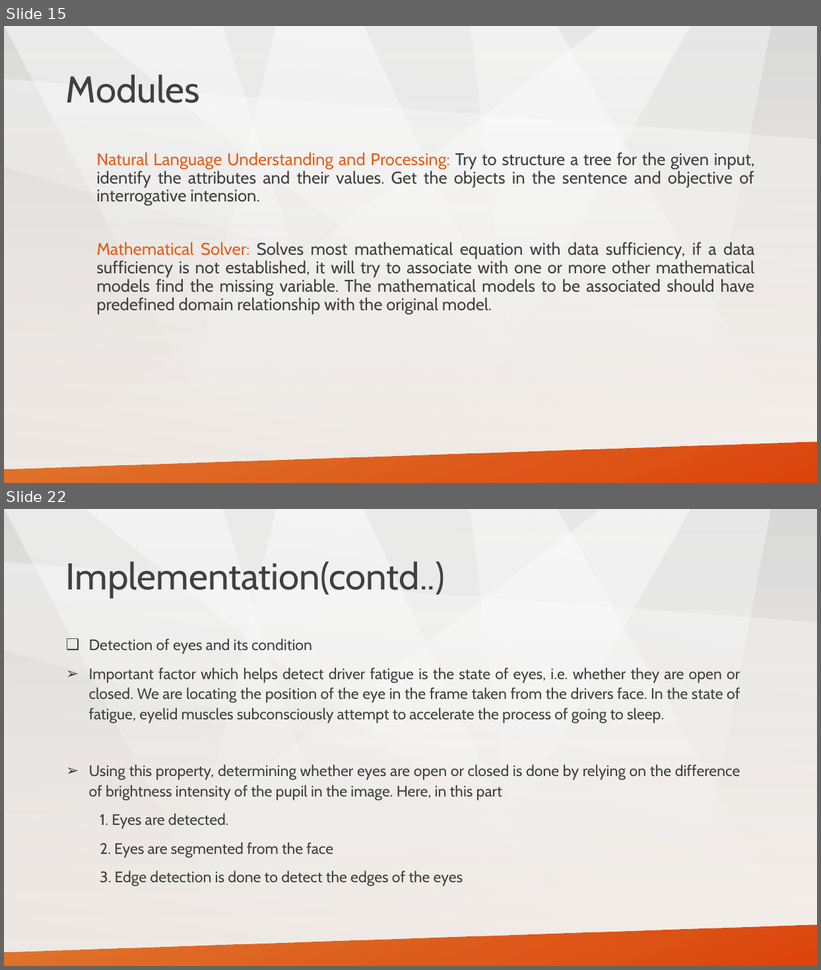
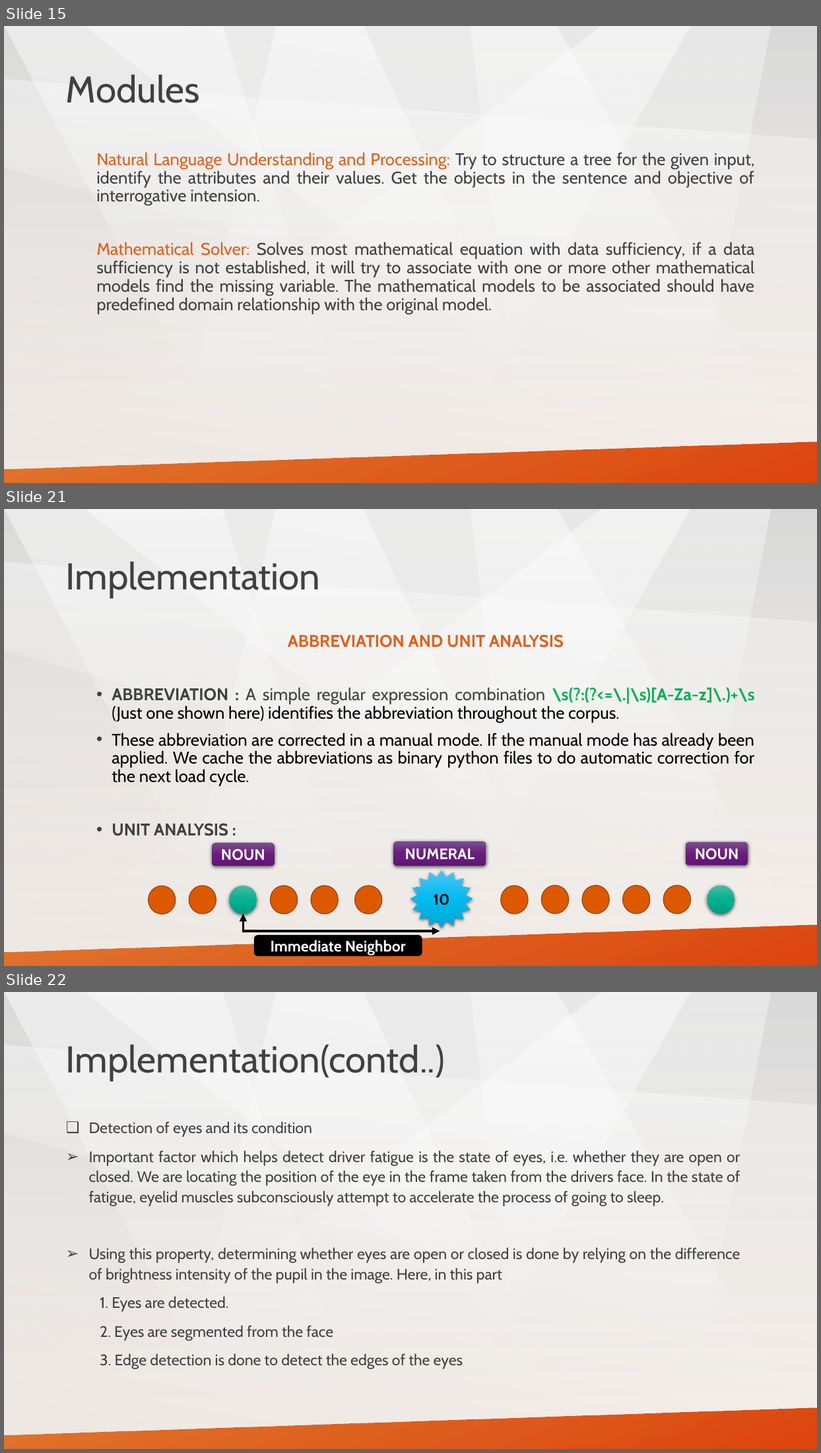
Before and after one commit to tathagatnawadia/Project-YellowPanda, a slide deck: Presentation/project_yellowpanda.pptx. Shown one above the other, each under a label of ours: slides 15 and 22 before the commit, slides 15, 21 and 22 after it; the slides between them are not shown. The pictures are 821x970 and 821x1453 pixels, drawn with LibreOffice and Linux fonts; fonts in the diff are those of the drawing. Boxes give left, top, right and bottom in pixels: in the first picture for what was removed or moved away, otherwise in the second. Text is boxed around its words. In the diff, an @@ line names an element or a change of style, - is before the commit and + after.

```diff
--- a/Presentation/project_yellowpanda.pptx
+++ b/Presentation/project_yellowpanda.pptx
@@ slide 21 added at [4, 509, 817, 966], background gradient #D9D9D9 to #FCF5EF; not listed: 8 template elements that a slide beside it also shows @@
@@ title added at [66, 561, 320, 598], 44 pt, text #404040 @@
+Implementation
@@ text added at [112, 634, 755, 836], 20 pt, text #000000 @@
+    ABBREVIATION AND UNIT ANALYSIS
+    • ABBREVIATION : A simple regular expression combination \s(?:(?<=\.|\s)[A-Za-z]\.)+\s (Just one shown here) identifies the abbreviation throughout the corpus.
+    • These abbreviation are corrected in a manual mode. If the manual mode has already been applied. We cache the abbreviations as binary python files to do automatic correction for the next load cycle.
+    • UNIT ANALYSIS :
@@ rounded rectangle added at [212, 843, 274, 867], fill gradient #7B4F8A to #6B1D7E to #611574, 18 pt, text #FFFFFF, bold @@
+NOUN
@@ rounded rectangle added at [394, 842, 486, 866], fill gradient #7B4F8A to #6B1D7E to #611574, 18 pt, text #FFFFFF, bold @@
+NUMERAL
@@ rounded rectangle added at [686, 842, 748, 865], fill gradient #7B4F8A to #6B1D7E to #611574, 18 pt, text #FFFFFF, bold @@
+NOUN
@@ star added at [411, 871, 473, 928], fill gradient #4BC4F7 to #00BCF2 to #00A7D7, 18 pt, text #000000, bold @@
+10
@@ ellipse added at [149, 886, 176, 914], fill #DD5900, outline #A34200 1 pt @@
@@ ellipse added at [189, 886, 217, 914], fill #DD5900, outline #A34200 1 pt @@
@@ ellipse added at [230, 886, 257, 914], fill gradient #4BBBA0 to #00B294 to #009E84 @@
@@ ellipse added at [271, 886, 298, 914], fill #DD5900, outline #A34200 1 pt @@
@@ ellipse added at [311, 886, 338, 914], fill #DD5900, outline #A34200 1 pt @@
@@ ellipse added at [354, 886, 382, 914], fill #DD5900, outline #A34200 1 pt @@
@@ ellipse added at [501, 886, 529, 914], fill #DD5900, outline #A34200 1 pt @@
@@ ellipse added at [541, 886, 569, 914], fill #DD5900, outline #A34200 1 pt @@
@@ ellipse added at [582, 886, 610, 914], fill #DD5900, outline #A34200 1 pt @@
@@ ellipse added at [623, 886, 651, 914], fill #DD5900, outline #A34200 1 pt @@
@@ ellipse added at [663, 886, 691, 914], fill #DD5900, outline #A34200 1 pt @@
@@ ellipse added at [708, 886, 735, 914], fill gradient #4BBBA0 to #00B294 to #009E84 @@
@@ elbow double arrow added from (440, 931) to (243, 914), #000000 3 pt @@
@@ rounded rectangle added at [255, 936, 422, 956], fill #000000, outline #000000 1 pt, 18 pt, text #FFFFFF, bold @@
+Immediate Neighbor
```
Also in this commit, not shown: 6 slides changed, 3 other slides added, 10 slides removed.
